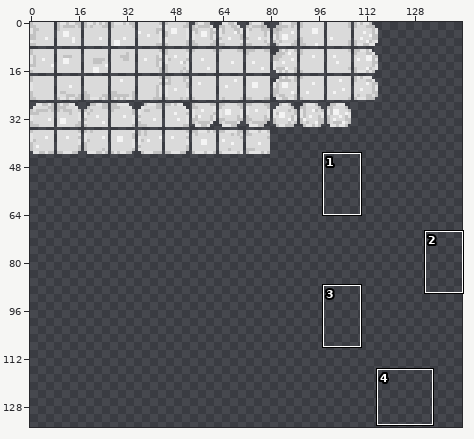
Sprite sheet -- Tiles/Riven/Amoeba_Fluid_Glow_AF.png. The first picture is a wide view before the edit; the outline marks the close-up.
Close-up. The starting point:
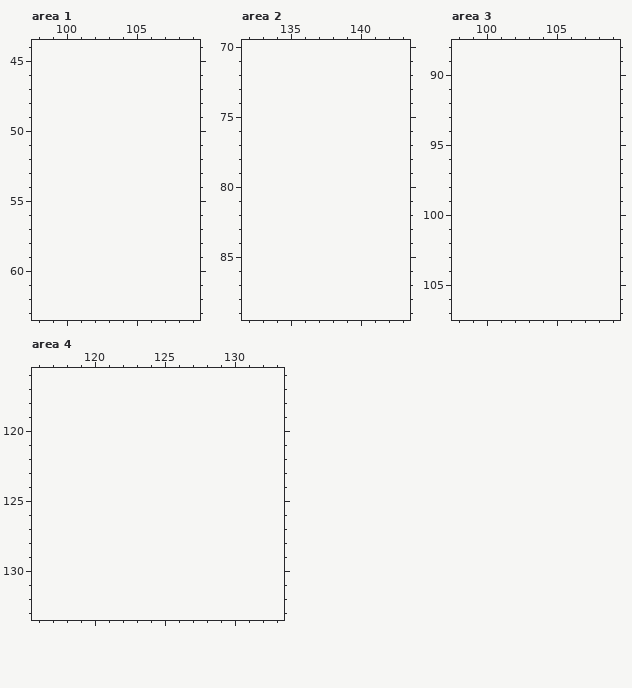
The file is 232x88 pixels, drawn in blocks of 2x2; one block is one cell here. Colours within 5 levels of each other are drawn and written as one. Shown: area 1: x 98..109, y 44..63; area 2: x 132..143, y 70..89; area 3: x 98..109, y 88..107; area 4: x 116..133, y 116..133. The old version is drawn lined up with the new one, on the new canvas. The commit also changed other parts of the picture, which this record leaves out.
And afterwards:
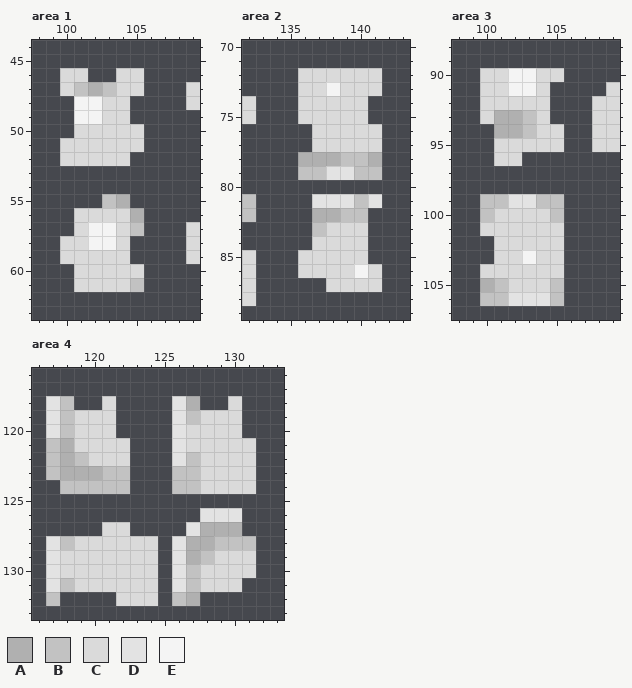
Palette (. is transparent): A #b0b0b0  B #c2c2c2  C #dadada  D #e3e3e3  E #f4f4f4
From old to new:
canvas 116x44 -> 144x135
Changed rows in their new state; - is an unchanged pixel.
Area 1:
first column x 100:
46 CC--CC----
47 CBABCC---C
48 -EECC----C
49 -EECC-----
50 -CCCCC----
51 CCCCCC----
52 CCCCC-----
55 ---BA-----
56 -CCCCA----
57 -CEECB---C
58 CCEEC----C
59 CCCCC----C
60 -CCCCC----
61 -CCCCB----
Area 2:
first column x 132:
72 ----CCCCCC
73 ----CCECCC
74 C---CCCCC-
75 C---CCCCC-
76 -----CCCCC
77 -----CCCCC
78 ----AAABBA
79 ----BBDDBB
81 B----DDDBD
82 B----AABB-
83 -----BCCC-
84 -----CCCC-
85 C---CCCCC-
86 C---CCCCEC
87 C-----CCCC
88 C---------
Area 3:
first column x 100:
 90 CCEECC----
 91 CCEEC----C
 92 CCCCC---CC
 93 CAABC---CC
 94 -AABCC--CC
 95 -CCCCC--CC
 96 -CC-------
 99 BBDDBB----
100 BCCCCB----
101 CCCCCC----
102 -CCCCC----
103 -CCECC----
104 CCCCCC----
105 ABCCCB----
106 BBDDDB----
Area 4:
first column x 117:
118 DB--C----DA--C-
119 DBCCC----DBCCC-
120 DBCCC----DCCCC-
121 BACCCC---DCCCCC
122 BABCCC---DBCCCC
123 BAAABB---BBCCCC
124 -BBBBB---BBCCCC
126 -----------DDD-
127 ----CC----DAAA-
128 DBCCCCCC-DAABBB
129 DCCCCCCC-DABCCC
130 DCCCCCCC-DBCCCC
131 DBCCCCCC-DBCCC-
132 B----CCC-BA----
Pixel boxes of the changes (left, top, right, bottom) in both close-ups:
added: (60, 68, 200, 292)
added: (242, 68, 382, 306)
added: (480, 68, 620, 306)
added: (46, 396, 256, 606)
